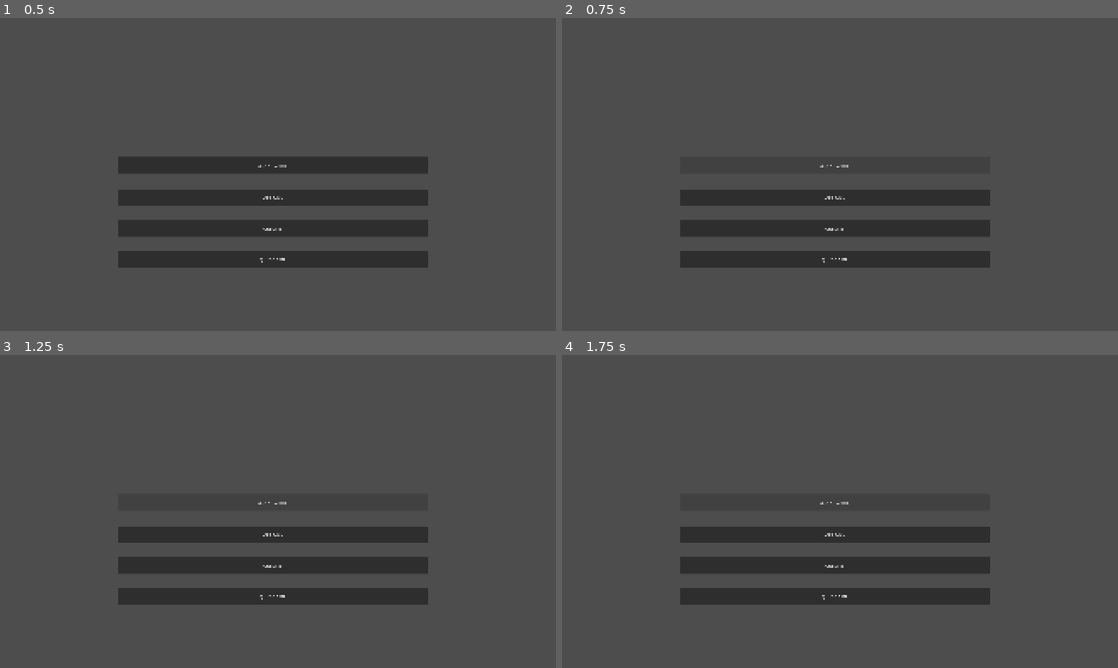
Above: before the commit, frames 1-4 (two rows, left to right).
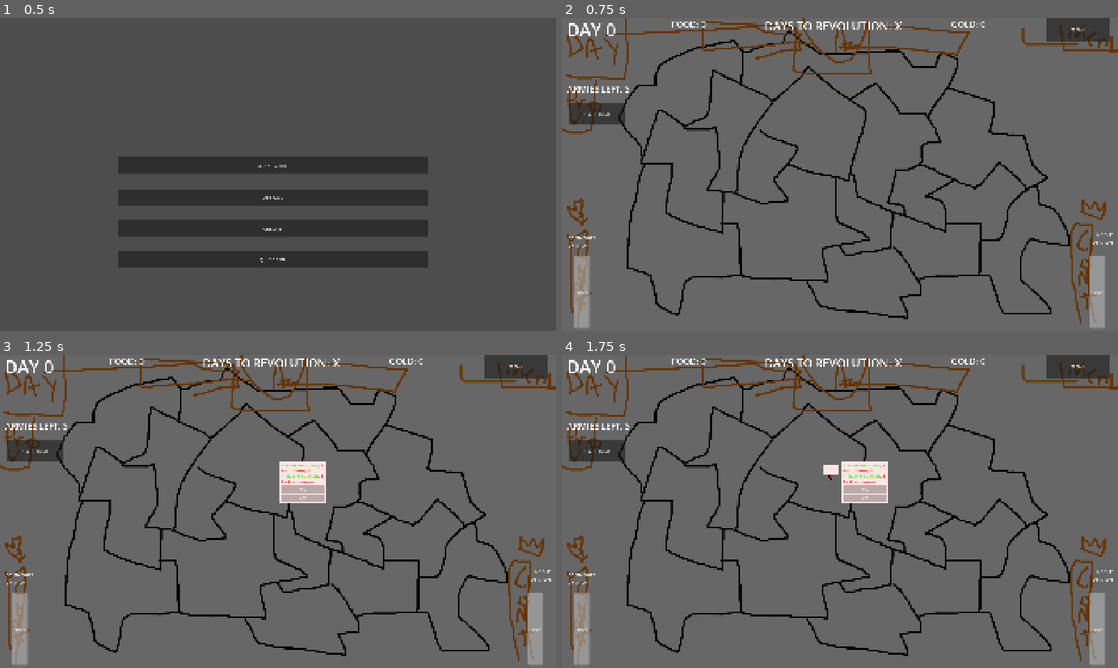
Above: after the commit, the same moments.

Repository: Orangechrisy/gmtk-game-jam-2026
Game: Godot game, scene res://Menus/MainMenu.tscn
Same seed, same stepped clock (60 frames per second), same inputs: the game is played once before the commit and once after it. Before the commit the project starts from res://MainMenu/MainMenu.tscn.
Inputs (mouse positions are in pixels of both pictures, inside the frame that each line leads up to):
- Up to frame 1 (0.5 s): no input
- Up to frame 2 (0.75 s): click "START GAME" at 0.5 s
- Up to frame 3 (1.25 s): no input
- Up to frame 4 (1.75 s): click (834, 502) at 1.25 s, where only the run before the commit has a clickable "START GAME"

Frame 1 is identical in both runs. In frame 2, 98% of the frame differs, in the area x 0-100%, y 0-100%; in frame 3, 98%; in frame 4, 98%.

Commit message:
shifting some file stuff around + actual map scene
reorganized a bit

Diff:
--- a/GameStructure/game_manager.gd
+++ b/GameStructure/game_manager.gd
@@ -1,6 +1,10 @@
 extends Node
 
 # Custom functions
+
+## resets everything to default starting game state
+func reset():
+	pass
 
 ## end_day: Runs all end-of-day functions, like variable updates and rolling new events
 ## Variables: NONE (for now)
--- /dev/null
+++ b/Map/map.tscn
@@ -0,0 +1,82 @@
+[gd_scene format=3 uid="uid://bxunwhqu2ejnj"]
+
+[ext_resource type="PackedScene" uid="uid://dggvawrkya46m" path="res://Map/province.tscn" id="1_5ej7w"]
+[ext_resource type="Texture2D" uid="uid://841rbvhlys17" path="res://Assets/mapish.png" id="1_lymsy"]
+[ext_resource type="Script" uid="uid://cipcjs28d1y2n" path="res://Events/map_event.gd" id="2_lymsy"]
+[ext_resource type="Script" uid="uid://5jgxt4qdei0u" path="res://Events/event_condition.gd" id="3_5cbny"]
+[ext_resource type="Script" uid="uid://db3u1h61ikpph" path="res://Events/event_option.gd" id="4_ptuj4"]
+[ext_resource type="Resource" uid="uid://dgoh6t7wpr2iu" path="res://Events/EventOptions/eo_test_option.tres" id="5_rr5ff"]
+[ext_resource type="Texture2D" uid="uid://cxriw6tle5ah5" path="res://Assets/PORTRAIT_spymaster.png" id="6_a0x20"]
+[ext_resource type="Resource" uid="uid://bmaufex3guxcl" path="res://Events/MapEvents/test_map_event.tres" id="7_vhrv6"]
+[ext_resource type="PackedScene" uid="uid://dv1r3qybxrmhh" path="res://UI/MainInterface.tscn" id="8_ry46t"]
+
+[sub_resource type="Resource" id="Resource_btrrw"]
+script = ExtResource("2_lymsy")
+event_name = &"Test Event"
+portrait = ExtResource("6_a0x20")
+character_name = &"spy master"
+dialogue = Array[String](["this is a test event", "it has, test things"])
+options = Array[ExtResource("4_ptuj4")]([ExtResource("5_rr5ff"), ExtResource("5_rr5ff"), ExtResource("5_rr5ff"), ExtResource("5_rr5ff"), ExtResource("5_rr5ff")])
+metadata/_custom_type_script = "uid://cipcjs28d1y2n"
+
+[node name="Map" type="Node2D" unique_id=932399740]
+
+[node name="Sprite2D" type="Sprite2D" parent="." unique_id=2025840356]
+modulate = Color(0.4045111, 0.40451115, 0.4045111, 1)
+texture = ExtResource("1_lymsy")
+centered = false
+metadata/_edit_lock_ = true
+
+[node name="Provinces" type="Node2D" parent="." unique_id=1609533052]
+
+[node name="Capital" parent="Provinces" unique_id=1886263090 instance=ExtResource("1_5ej7w")]
+vertices = PackedVector2Array(606, 484, 656, 385, 816, 449, 732, 564, 780, 635, 695, 643, 602, 606)
+province_name = "Capital"
+potential_events = Array[ExtResource("2_lymsy")]([SubResource("Resource_btrrw")])
+event_location = Vector2(670, 520)
+food_yield = 32.0
+food_consumption = 12.0
+gold_yield = 5.0
+gold_consumption = 11.0
+loyalty = 53
+fervor = 17
+
+[node name="Military" parent="Provinces" unique_id=1109736334 instance=ExtResource("1_5ej7w")]
+vertices = PackedVector2Array(664, 388, 813, 443, 781, 506, 983, 564, 1049, 328, 991, 278, 787, 239, 728, 285)
+province_name = "Military"
+potential_events = Array[ExtResource("2_lymsy")]([ExtResource("7_vhrv6")])
+event_location = Vector2(900, 380)
+
+[node name="Farm" parent="Provinces" unique_id=1918935467 instance=ExtResource("1_5ej7w")]
+vertices = PackedVector2Array(996, 281, 1086, 228, 1164, 328, 1255, 332, 1305, 422, 1248, 433, 1241, 503, 1157, 522, 1127, 638, 1187, 650, 1183, 682, 1022, 614, 1022, 546, 993, 539, 1052, 318)
+province_name = "Farm"
+
+[node name="City1" parent="Provinces" unique_id=305634748 instance=ExtResource("1_5ej7w")]
+vertices = PackedVector2Array(735, 285, 621, 445, 604, 597, 503, 589, 539, 527, 532, 373, 419, 385, 501, 335, 527, 189)
+province_name = "City1"
+
+[node name="Villa" parent="Provinces" unique_id=448714367 instance=ExtResource("1_5ej7w")]
+vertices = PackedVector2Array(784, 628, 733, 549, 784, 499, 944, 554, 951, 700, 1057, 760, 911, 793, 910, 901, 627, 889, 611, 709, 555, 705, 561, 608, 613, 609, 700, 638)
+province_name = "Villa"
+
+[node name="City2" parent="Provinces" unique_id=203984502 instance=ExtResource("1_5ej7w")]
+vertices = PackedVector2Array(1030, 625, 1019, 537, 992, 530, 988, 561, 944, 554, 951, 700, 1057, 760, 964, 782, 987, 818, 1139, 793, 1144, 676)
+province_name = "City2"
+
+[node name="Mine" parent="Provinces" unique_id=1791617832 instance=ExtResource("1_5ej7w")]
+vertices = PackedVector2Array(1239, 510, 1160, 527, 1129, 637, 1187, 649, 1184, 680, 1330, 734, 1326, 644, 1264, 614, 1352, 553)
+province_name = "Mine"
+
+[node name="Port" parent="Provinces" unique_id=1295366853 instance=ExtResource("1_5ej7w")]
+vertices = PackedVector2Array(1266, 333, 1311, 417, 1242, 427, 1246, 501, 1426, 580, 1517, 496, 1606, 582, 1673, 556, 1623, 510, 1595, 405, 1477, 397, 1491, 295, 1335, 242)
+province_name = "Port"
+
+[node name="Church" parent="Provinces" unique_id=1489639061 instance=ExtResource("1_5ej7w")]
+vertices = PackedVector2Array(1446, 716, 1330, 697, 1323, 644, 1268, 611, 1352, 553, 1426, 580, 1517, 496, 1606, 582, 1542, 647, 1518, 757, 1448, 760)
+province_name = "Church"
+
+[node name="Outskirts" parent="Provinces" unique_id=1740394256 instance=ExtResource("1_5ej7w")]
+vertices = PackedVector2Array(328, 987, 302, 882, 222, 849, 273, 503, 380, 506, 354, 668, 544, 738, 553, 709, 603, 704, 623, 887, 438, 902, 404, 1023)
+province_name = "Outskirts"
+
+[node name="MainInterface" parent="." unique_id=1175301398 instance=ExtResource("8_ry46t")]
--- a/map provinces/map_provinces.tscn
+++ b/Map/map_provinces.tscn
@@ -1,7 +1,7 @@
 [gd_scene format=3 uid="uid://b58jsc3gd18v3"]
 
 [ext_resource type="Texture2D" uid="uid://841rbvhlys17" path="res://Assets/mapish.png" id="1_g16rl"]
-[ext_resource type="PackedScene" uid="uid://dggvawrkya46m" path="res://map provinces/province.tscn" id="2_k0ye7"]
+[ext_resource type="PackedScene" uid="uid://dggvawrkya46m" path="res://Map/province.tscn" id="2_k0ye7"]
 [ext_resource type="Script" uid="uid://5jgxt4qdei0u" path="res://Events/event_condition.gd" id="3_sayt0"]
 [ext_resource type="Resource" uid="uid://bmaufex3guxcl" path="res://Events/MapEvents/test_map_event.tres" id="3_vyboi"]
 [ext_resource type="Script" uid="uid://db3u1h61ikpph" path="res://Events/event_option.gd" id="4_plq5i"]
--- a/map provinces/province.gd
+++ b/Map/province.gd
@@ -94,9 +94,10 @@
 # TODO: more interesting
 ## try to do the event, based on rng and variables of the province or something
 func try_event(event: MapEvent) -> bool:
-	if randf_range(0, 100) <= fervor:
-		return true
-	return false
+	return true
+	#if randf_range(0, 100) <= fervor:
+		#return true
+	#return false
 
 ## gets the possible events, shuffles them, and tries to fire them, if one fires it returns true
 func roll_event_odds() -> bool:
--- a/map provinces/province.tscn
+++ b/Map/province.tscn
@@ -1,8 +1,8 @@
 [gd_scene format=3 uid="uid://dggvawrkya46m"]
 
-[ext_resource type="Script" uid="uid://cj05e7qvgb3pj" path="res://map provinces/province.gd" id="1_pnl1e"]
+[ext_resource type="Script" uid="uid://cj05e7qvgb3pj" path="res://Map/province.gd" id="1_pnl1e"]
 [ext_resource type="PackedScene" uid="uid://cx0d76cbtbsat" path="res://Events/MapEvents/map_event_popup.tscn" id="2_k6co4"]
-[ext_resource type="PackedScene" uid="uid://c1dmvkr2t32vh" path="res://map provinces/province_tooltip.tscn" id="3_2gmdq"]
+[ext_resource type="PackedScene" uid="uid://c1dmvkr2t32vh" path="res://Map/province_tooltip.tscn" id="3_2gmdq"]
 
 [node name="Province" type="Node2D" unique_id=1886263090]
 script = ExtResource("1_pnl1e")
--- a/map provinces/province_tooltip.tscn
+++ b/Map/province_tooltip.tscn
@@ -1,6 +1,6 @@
 [gd_scene format=3 uid="uid://c1dmvkr2t32vh"]
 
-[ext_resource type="Script" uid="uid://bt8ta7yn2h0aa" path="res://map provinces/province_tooltip.gd" id="1_xjqa8"]
+[ext_resource type="Script" uid="uid://bt8ta7yn2h0aa" path="res://Map/province_tooltip.gd" id="1_xjqa8"]
 [ext_resource type="Texture2D" uid="uid://vnlwl2v8hrfd" path="res://Assets/popuprect.png" id="2_86hd7"]
 
 [node name="ProvinceTooltip" type="Control" unique_id=1231974182]
--- a/MainMenu/CreditsMenu.tscn
+++ b/Menus/CreditsMenu.tscn
@@ -1,6 +1,6 @@
 [gd_scene format=3 uid="uid://kykrpyebwvu2"]
 
-[ext_resource type="Script" uid="uid://bjxmbmu7ftl2l" path="res://MainMenu/credits_menu.gd" id="1_fil7c"]
+[ext_resource type="Script" uid="uid://bjxmbmu7ftl2l" path="res://Menus/credits_menu.gd" id="1_fil7c"]
 
 [sub_resource type="LabelSettings" id="LabelSettings_a6wwx"]
 font_size = 48
--- a/MainMenu/MainMenu.tscn
+++ b/Menus/MainMenu.tscn
@@ -1,9 +1,9 @@
 [gd_scene format=3 uid="uid://d1xxop0i5b08d"]
 
-[ext_resource type="Script" uid="uid://bsflcq4p15bta" path="res://MainMenu/main_menu.gd" id="1_otibh"]
-[ext_resource type="PackedScene" uid="uid://dglekacdrwykk" path="res://MainMenu/OptionsMenu.tscn" id="2_lbqne"]
-[ext_resource type="PackedScene" uid="uid://kykrpyebwvu2" path="res://MainMenu/CreditsMenu.tscn" id="3_430ii"]
-[ext_resource type="PackedScene" uid="uid://l485x5bqjkuf" path="res://MainMenu/QuitConfirmMenu.tscn" id="4_3p42x"]
+[ext_resource type="Script" uid="uid://bsflcq4p15bta" path="res://Menus/main_menu.gd" id="1_otibh"]
+[ext_resource type="PackedScene" uid="uid://dglekacdrwykk" path="res://Menus/OptionsMenu.tscn" id="2_lbqne"]
+[ext_resource type="PackedScene" uid="uid://kykrpyebwvu2" path="res://Menus/CreditsMenu.tscn" id="3_430ii"]
+[ext_resource type="PackedScene" uid="uid://l485x5bqjkuf" path="res://Menus/QuitConfirmMenu.tscn" id="4_3p42x"]
 
 [node name="MainMenu" type="Control" unique_id=136163537]
 layout_mode = 3
--- a/MainMenu/OptionsMenu.tscn
+++ b/Menus/OptionsMenu.tscn
@@ -1,6 +1,6 @@
 [gd_scene format=3 uid="uid://dglekacdrwykk"]
 
-[ext_resource type="Script" uid="uid://d0gsden55wjor" path="res://MainMenu/options_menu.gd" id="1_pmot2"]
+[ext_resource type="Script" uid="uid://d0gsden55wjor" path="res://Menus/options_menu.gd" id="1_pmot2"]
 
 [sub_resource type="LabelSettings" id="LabelSettings_a6wwx"]
 font_size = 48
--- a/PauseMenu/PauseMenu.tscn
+++ b/Menus/PauseMenu.tscn
@@ -1,7 +1,7 @@
 [gd_scene format=3 uid="uid://bqnp5ys3qf240"]
 
-[ext_resource type="Script" uid="uid://nq5b2qatca1p" path="res://PauseMenu/pause_menu.gd" id="1_3ke7c"]
-[ext_resource type="PackedScene" uid="uid://dglekacdrwykk" path="res://MainMenu/OptionsMenu.tscn" id="2_7n1tg"]
+[ext_resource type="Script" uid="uid://nq5b2qatca1p" path="res://Menus/pause_menu.gd" id="1_3ke7c"]
+[ext_resource type="PackedScene" uid="uid://dglekacdrwykk" path="res://Menus/OptionsMenu.tscn" id="2_7n1tg"]
 
 [sub_resource type="LabelSettings" id="LabelSettings_a6wwx"]
 font_size = 30
--- a/MainMenu/QuitConfirmMenu.tscn
+++ b/Menus/QuitConfirmMenu.tscn
@@ -1,6 +1,6 @@
 [gd_scene format=3 uid="uid://l485x5bqjkuf"]
 
-[ext_resource type="Script" uid="uid://f7tc1mixxnhh" path="res://MainMenu/quit_confirm_menu.gd" id="1_sbb5r"]
+[ext_resource type="Script" uid="uid://f7tc1mixxnhh" path="res://Menus/quit_confirm_menu.gd" id="1_sbb5r"]
 
 [sub_resource type="LabelSettings" id="LabelSettings_a6wwx"]
 font_size = 48
--- a/MainMenu/main_menu.gd
+++ b/Menus/main_menu.gd
@@ -8,7 +8,12 @@
 			sub_menu.connect("back_up", on_back_up)
 
 func _on_start_game_button_pressed() -> void:
-	pass # Replace with function body.
+	GameManager.reset()
+	# TODO: more interesting transition.
+	# map there the whole time (main menu as child to it) and this just hides the main menu
+	# and emits a signal for the map to show things with a nice transition?
+	# like maybe the map when main menu active blurred? idk
+	get_tree().change_scene_to_file("res://Map/map.tscn")
 
 
 func _on_options_button_pressed() -> void:
--- a/UI/MainInterface.tscn
+++ b/UI/MainInterface.tscn
@@ -1,7 +1,7 @@
 [gd_scene format=3 uid="uid://dv1r3qybxrmhh"]
 
 [ext_resource type="Script" uid="uid://dnjk2ss4nd552" path="res://UI/main_interface.gd" id="1_51hqq"]
-[ext_resource type="PackedScene" uid="uid://bqnp5ys3qf240" path="res://Menu/PauseMenu.tscn" id="2_itd1i"]
+[ext_resource type="PackedScene" uid="uid://bqnp5ys3qf240" path="res://Menus/PauseMenu.tscn" id="2_itd1i"]
 
 [sub_resource type="LabelSettings" id="LabelSettings_a6wwx"]
 font_size = 60
Renamed: map provinces/province.gd.uid -> Map/province.gd.uid
Renamed: map provinces/province_tooltip.gd -> Map/province_tooltip.gd
Renamed: map provinces/province_tooltip.gd.uid -> Map/province_tooltip.gd.uid
Renamed: MainMenu/credits_menu.gd -> Menus/credits_menu.gd
Renamed: MainMenu/credits_menu.gd.uid -> Menus/credits_menu.gd.uid
Renamed: MainMenu/main_menu.gd.uid -> Menus/main_menu.gd.uid
Renamed: MainMenu/options_menu.gd -> Menus/options_menu.gd
Renamed: MainMenu/options_menu.gd.uid -> Menus/options_menu.gd.uid
Renamed: PauseMenu/pause_menu.gd -> Menus/pause_menu.gd
Renamed: PauseMenu/pause_menu.gd.uid -> Menus/pause_menu.gd.uid
Renamed: MainMenu/quit_confirm_menu.gd -> Menus/quit_confirm_menu.gd
Renamed: MainMenu/quit_confirm_menu.gd.uid -> Menus/quit_confirm_menu.gd.uid
